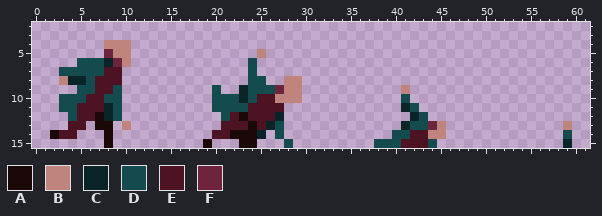
A sprite sheet gets an edit: core/assets/character/pro-simple-fall-death.png. Above, as it was before the edit.
The file is 80x16 pixels. Shown: x 0..61, y 2..15.
Palette (. is transparent): A #1a0907  B #bf857c  C #092527  D #134b4e  E #4e1323  F #6e243d
Pixels before, first column x 2:
 4 ......BBB.................................................
 5 ......FBB..............B..................................
 6 ...DDDCFB.............D...................................
 7 .DDDDDEE..............D...................................
 8 .BCCDEEE..............DD..BB..............................
 9 ...DDEED..........D..CDDDFBB...........B..................
10 .DDDEEDD..........DDDCDEEBBB...........D..................
11 .DDEEECD..........DDDDEEEE.............CD.................
12 ..DEEACD...........DEAEEEC..............CD................
13 ..EE.AA.B..........EEEAECD.............CDDFB.............B
14 AEE...A...........EEAAAC.D............DDEEBB.............D
15 ......A..........A...AA...D.........DDDEEED..............C
After:
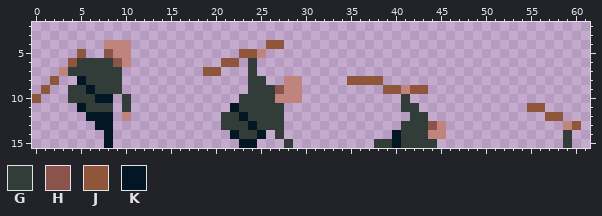
Colours new in this view: G #323c39  H #8a534b  J #8f563b  K #031623
What changed:
Changed rows in their new state; - is an unchanged pixel.
first column x 0:
 4 --------------------------JJ---------------------------------
 5 -----J--H--------------JJ------------------------------------
 6 ----JGGGGH-----------JJ-G------------------------------------
 7 ---BGGGGGG---------JJ---G------------------------------------
 8 --J..KGGGG--------------GG---------JJJJ----------------------
 9 -J--GGKGGG----------.--.GGGH-----------JJ-JJ-----------------
10 J--.GGGKK.G---------...GGGG--------------G-------------------
11 ---..KGGG.G---------..KGGGGG-------------GG------------JJ----
12 ----..KKK.B----------GGKGGGG--------------GG-------------JJ--
13 ----..-KK-.----------GGGKGGG-------------GGGH---------------J
14 --...---K-----------..KGGK-G------------KGGG---------------G-
15 --------K----------.---KK---G---------GGKGGGG--------------G-
